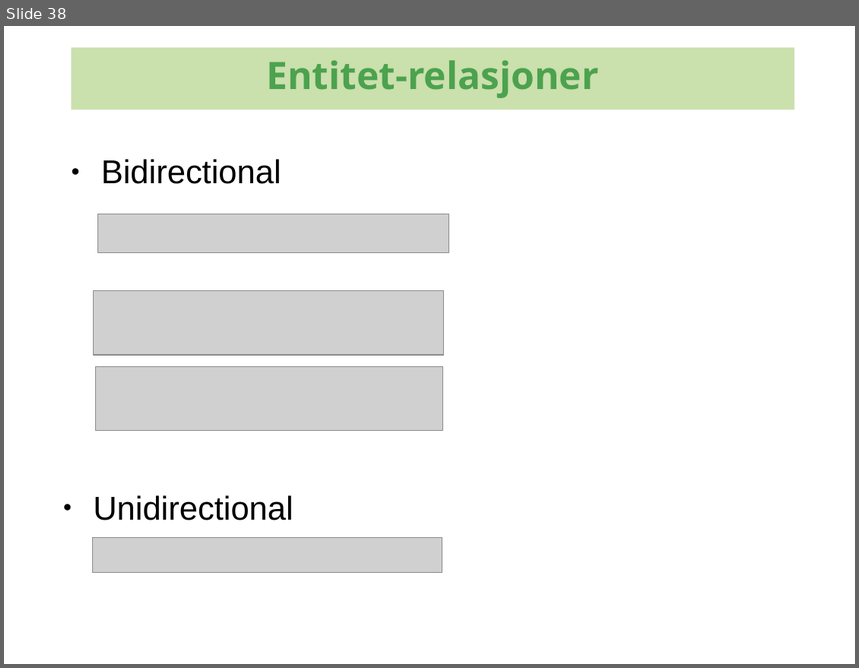
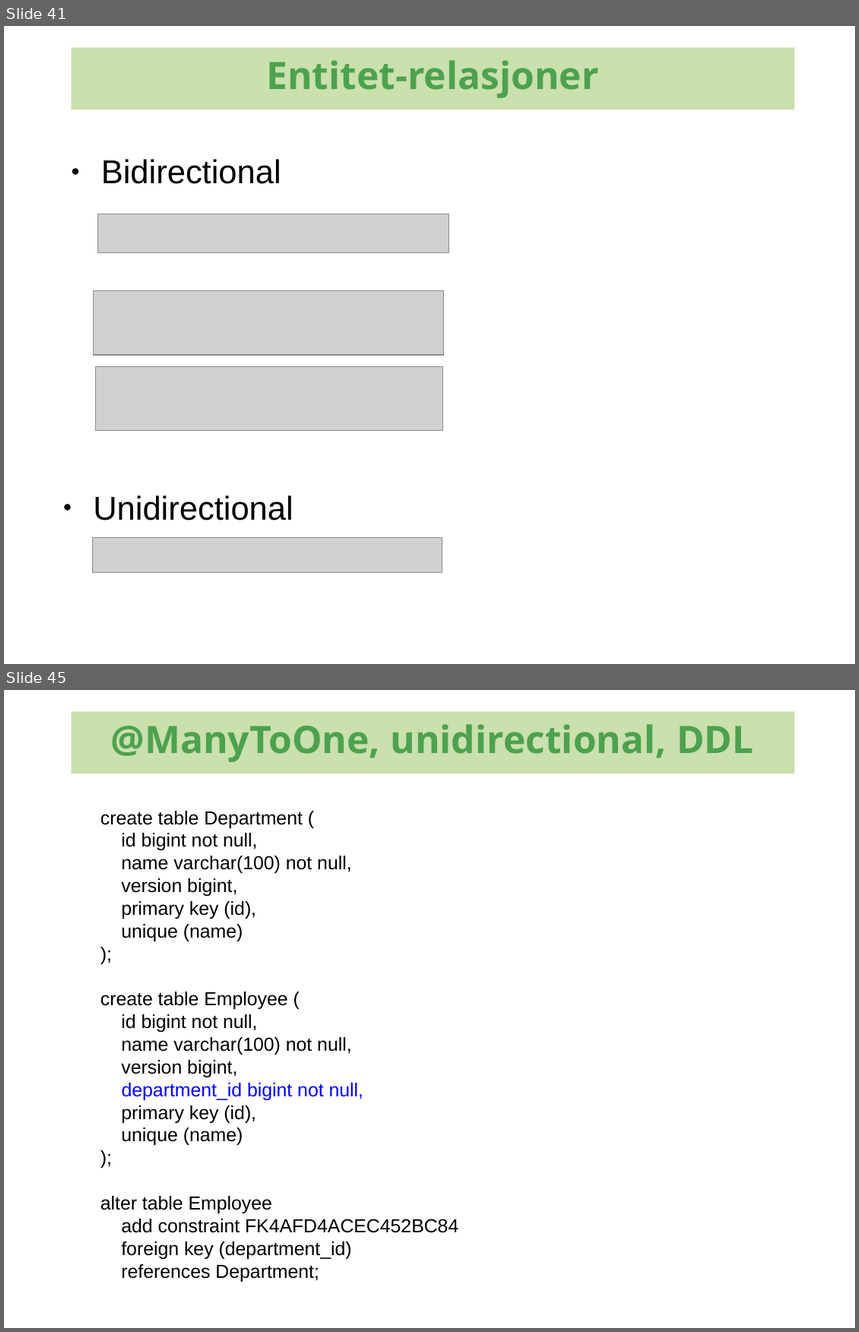
Before and after one commit to kenglxn/seam-maven-refimpl, a slide deck: sandbox/loo/jpa-continued/jpa-continued.odp. Shown one above the other, each under a label of ours: slide 38 before the commit, slides 41 and 45 after it; the slides between them are not shown. The pictures are 859x668 and 859x1332 pixels, drawn with LibreOffice and Linux fonts; fonts in the diff are those of the drawing; grey boxes stand for pictures; background and template pictures are left out. Boxes give left, top, right and bottom in pixels: in the first picture for what was removed or moved away, otherwise in the second. Text is boxed around its words. In the diff, an @@ line names an element or a change of style, - is before the commit and + after.

```diff
--- a/sandbox/loo/jpa-continued/jpa-continued.odp
+++ b/sandbox/loo/jpa-continued/jpa-continued.odp
@@ slide 45 added at <box>4,690,855,1328</box>, background #FFFFFF @@
@@ rectangle added at <box>71,711,794,774</box>, fill #CAE0AD, 32 pt, text #4CA24E, bold @@
+@ManyToOne, unidirectional, DDL
@@ text added at <box>101,811,458,1282</box>, 16 pt, text #000000 @@
+create table Department (
+id bigint not null,
+name varchar(100) not null,
+version bigint,
+primary key (id),
+unique (name)
+);
+create table Employee (
+id bigint not null,
+name varchar(100) not null,
+version bigint,
+department_id bigint not null,
+primary key (id),
+unique (name)
+);
+alter table Employee
+add constraint FK4AFD4ACEC452BC84
+foreign key (department_id)
+references Department;
@@ what was slide 38 is now slide 41 @@
```
Also in this commit, not shown: 11 slides changed, 18 other slides added.
